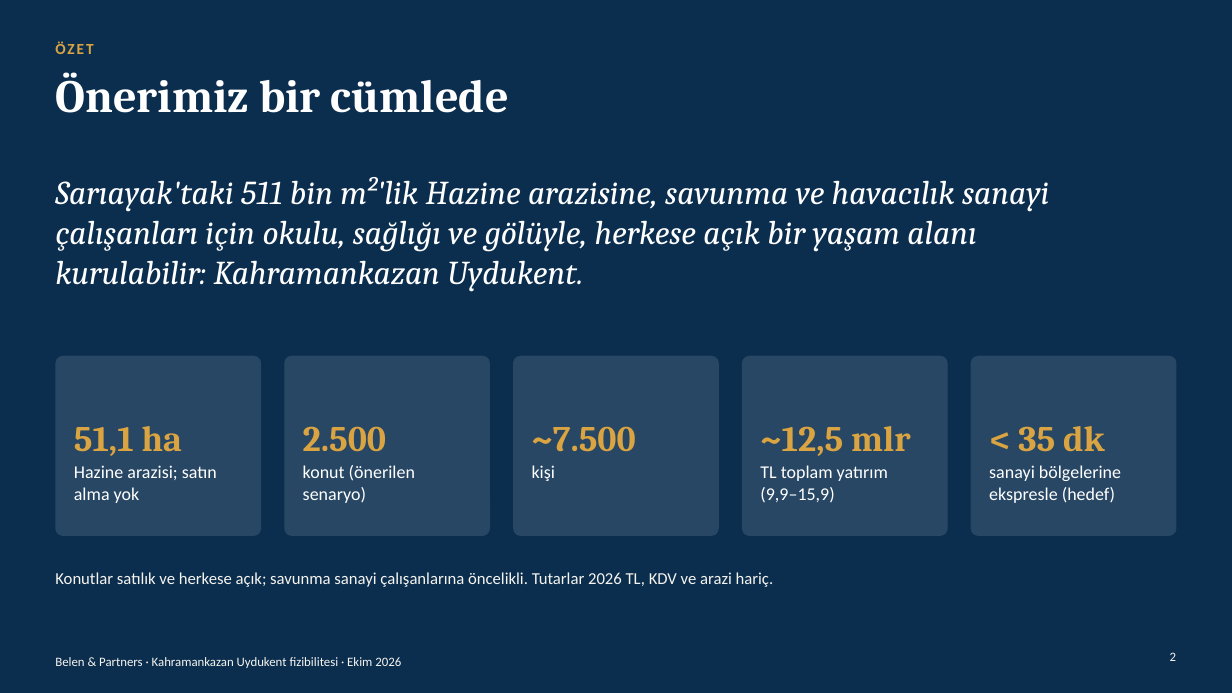
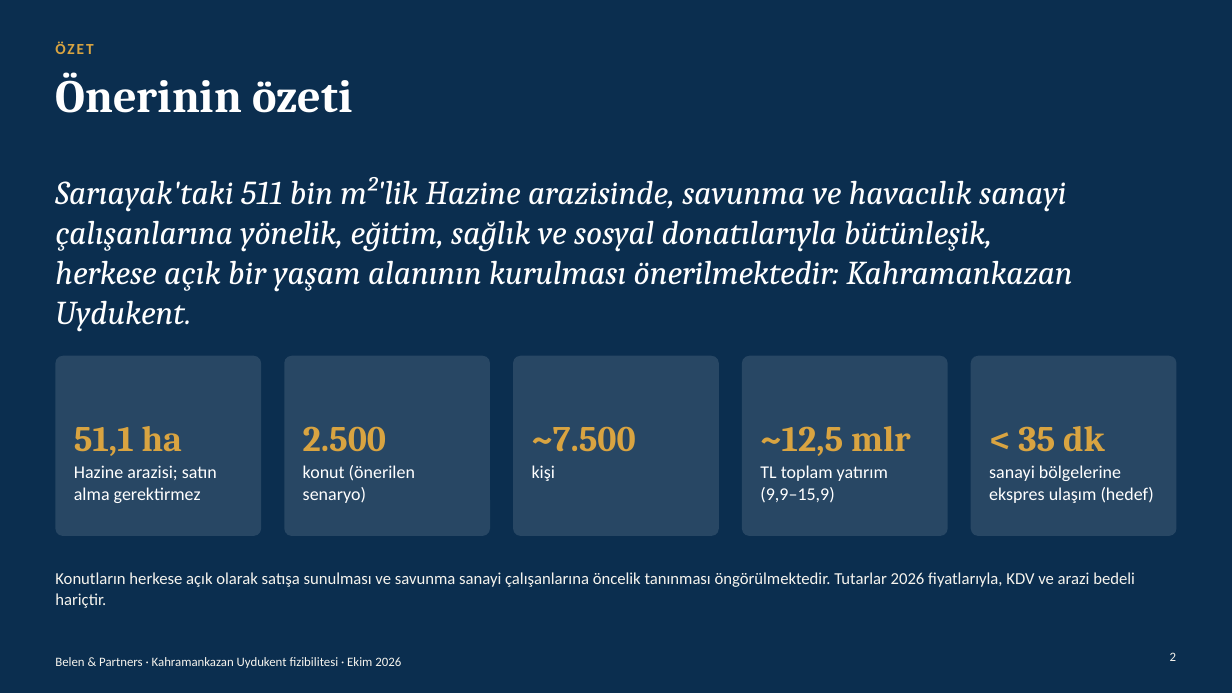
Before and after one commit to modularbelen-del/sunum, a slide deck: slide 2 of reports/Kahramankazan Uydukent sunumu.pptx. Drawn at 1232x693 pixels with LibreOffice and Linux fonts; fonts in the diff are those of the drawing. Boxes give left, top, right and bottom in pixels: in the first picture for what was removed or moved away, otherwise in the second. Text is boxed around its words. In the diff, an @@ line names an element or a change of style, - is before the commit and + after.

```diff
--- a/reports/Kahramankazan Uydukent sunumu.pptx
+++ b/reports/Kahramankazan Uydukent sunumu.pptx
@@ title at bbox=[55, 72, 352, 113]: text changed @@
-Önerimiz bir cümlede
+Önerinin özeti
@@ text at bbox=[55, 177, 1072, 331]: text changed @@
-Sarıayak'taki 511 bin m²'lik Hazine arazisine, savunma ve havacılık sanayi çalışanları için okulu, sağlığı ve gölüyle, herkese açık bir yaşam alanı kurulabilir: Kahramankazan Uydukent.
+Sarıayak'taki 511 bin m²'lik Hazine arazisinde, savunma ve havacılık sanayi çalışanlarına yönelik, eğitim, sağlık ve sosyal donatılarıyla bütünleşik, herkese açık bir yaşam alanının kurulması önerilmektedir: Kahramankazan Uydukent.
@@ text at bbox=[74, 465, 217, 503]: text changed @@
-Hazine arazisi; satın alma yok
+Hazine arazisi; satın alma gerektirmez
@@ text at bbox=[989, 465, 1154, 503]: text changed @@
-sanayi bölgelerine ekspresle (hedef)
+sanayi bölgelerine ekspres ulaşım (hedef)
@@ text at bbox=[55, 572, 1135, 608]: text changed @@
-Konutlar satılık ve herkese açık; savunma sanayi çalışanlarına öncelikli. Tutarlar 2026 TL, KDV ve arazi hariç.
+Konutların herkese açık olarak satışa sunulması ve savunma sanayi çalışanlarına öncelik tanınması öngörülmektedir. Tutarlar 2026 fiyatlarıyla, KDV ve arazi bedeli hariçtir.
```
Also in this commit, not shown: 22 other slides changed, 7 slides added, 19 other files.
